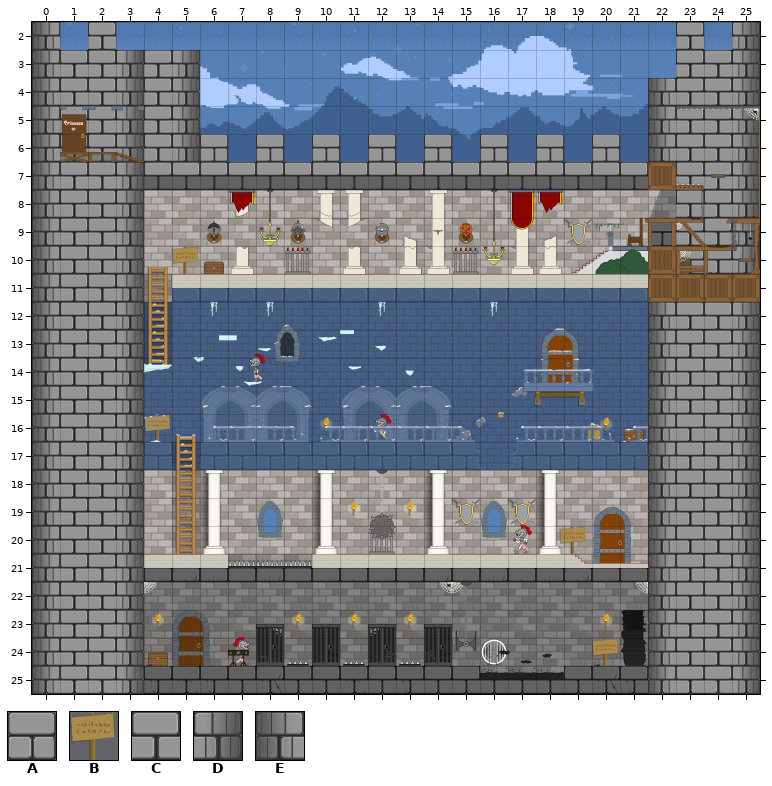
Tiled map -- castle_game/Tiled/Tiled_castle_game.tmx. Above is the file before it was changed.
Cells are 84x84 px. Shown: x 0..25, y 2..25.
Key: from "mirador": A 0; from "panneau": B 0; from "tiled_castle": C 0; from "tiled_castle_round": D 0; from "tiled_castle_round2": E 0.
_ is an empty cell.
Layers that did not change in this view are not listed.
Layer "outside_walls" before, first column x 0:
 2 E_C____________
 3 ECCDCD_________
 4 ECCDCD_________
 5 ECCDCD_________
 6 ECCDCDA_A_A_A_A
 7 ECCD___________
 8 ECCD___________
 9 ECCD___________
10 ECCD___________
11 ECCD___________
12 ECCD___________
13 ECCD___________
14 ECCD___________
15 ECCD___________
16 ECCD___________
17 ECCD___________
18 ECCD___________
19 ECCD___________
20 ECCD___________
21 ECCD___________
22 ECCD___________
23 ECCD___________
24 ECCD___________
25 ECCD___________
And afterwards:
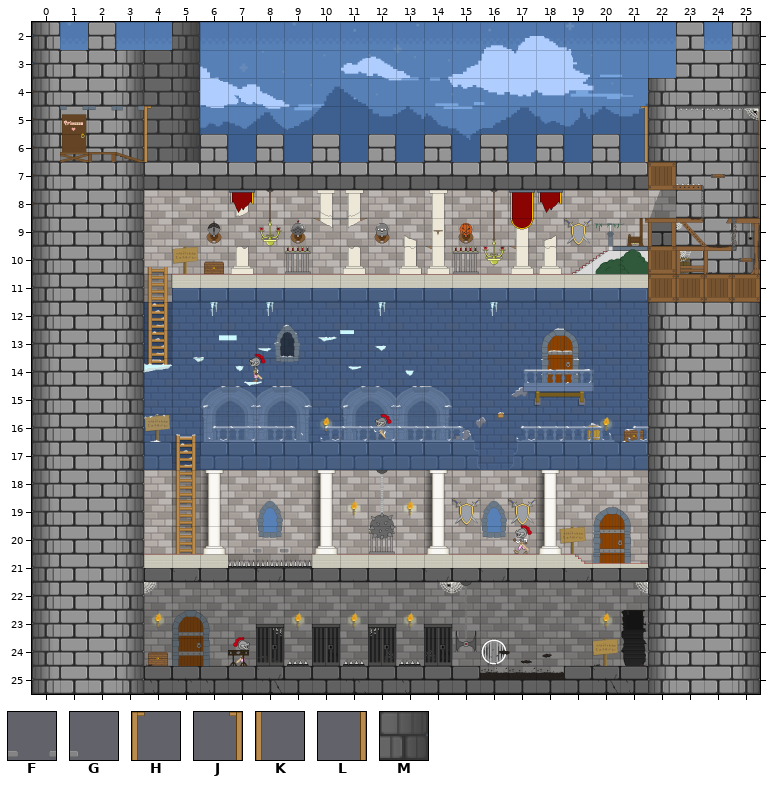
Further tiles: from "break_platforme": F 1, G 2; from "door_frame": H 0, J 1, K 2, L 3; from "shadow": M 0.
Tiles of an added or newly shown layer are drawn over the layers below it.
See-through tiles are keyed as they look on the map.
Difference:
Layer "outside_walls":
Tile A replaces tile C in row 2 at x 2.
Tile D is added in row 2 at x 5.
Tile F is added in row 20 at x 8.
Tile G is added in row 20 at x 9.
Layer "Calque 5":
Tile M is added in row 2 at x 5; in rows 3 to 6 at x 4 to 5.
Layer "door_mirador" (added):
Tile H is added in row 5 at x 4.
Tile J is added in row 5 at x 21.
Tile K is added in row 6 at x 4.
Tile L is added in row 6 at x 21.
Changed places in both pictures, as pixel boxes (x1, y1, x2, y2):
changed: (88, 22, 116, 50)
added: (144, 22, 200, 162)
added: (640, 106, 648, 162)
added: (256, 548, 289, 553)
